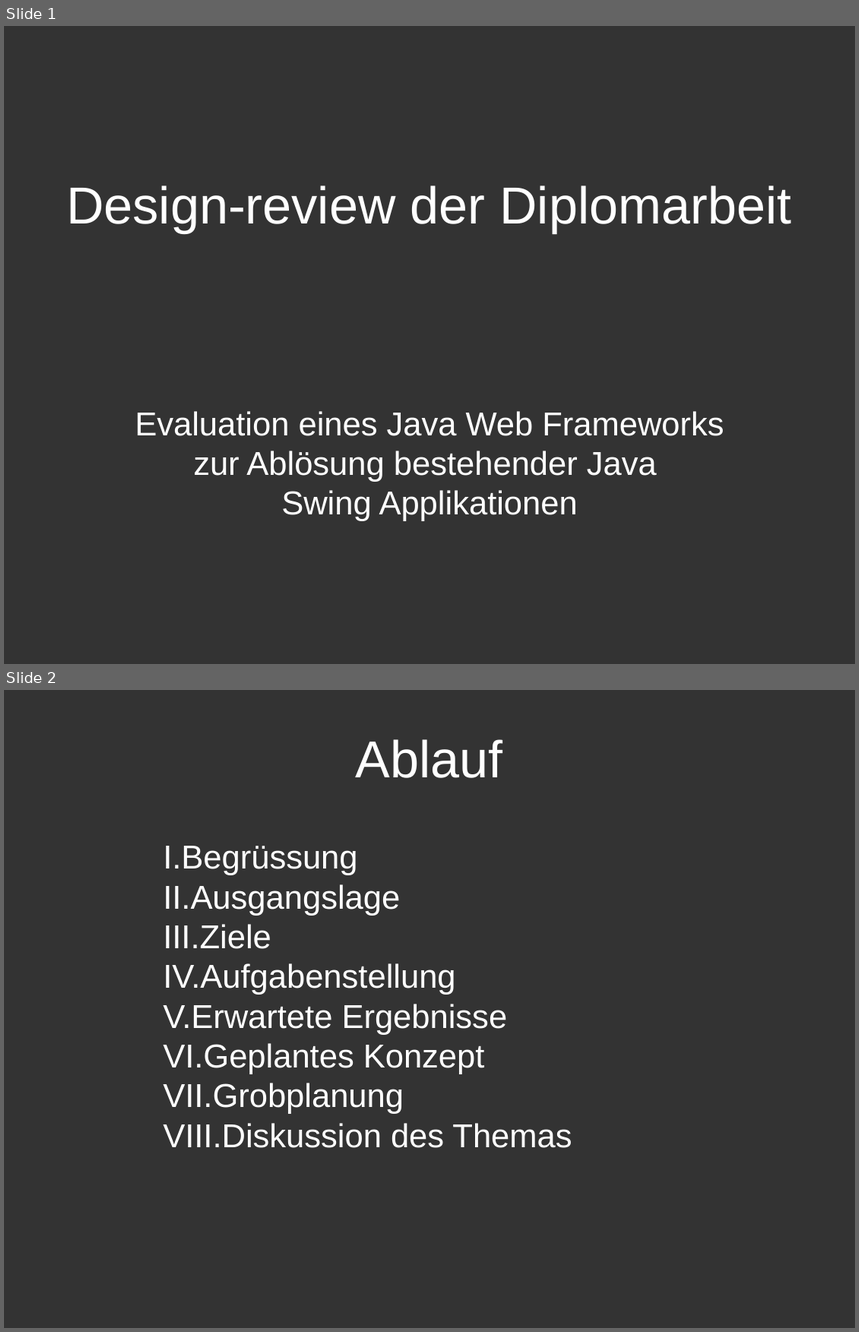
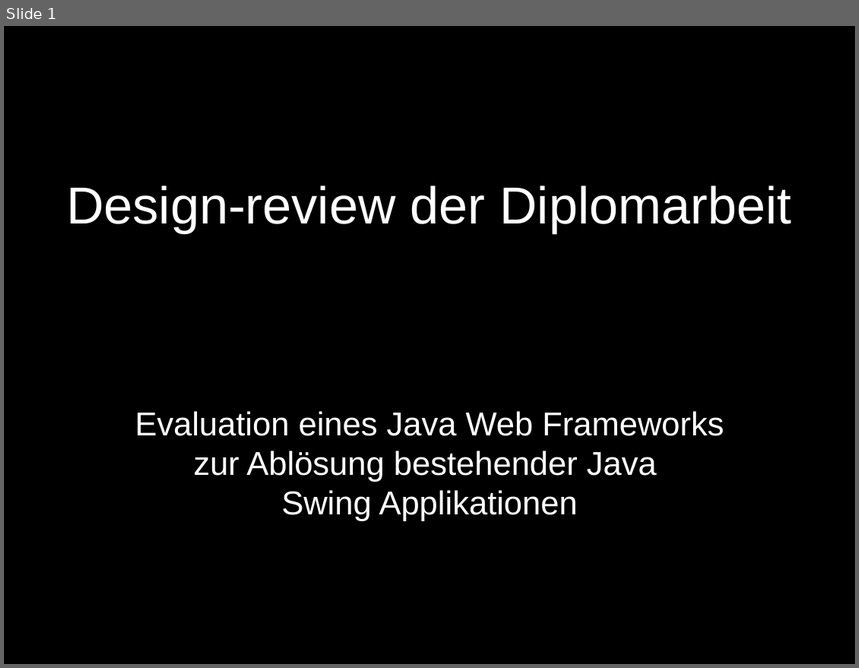
Before and after one commit to sushicutta/Diplomarbeit, a slide deck: praesentation/designreview/design-review-meeting.ppt. Shown one above the other, each under a label of ours: slides 1 and 2 before the commit, slide 1 after it. The pictures are 859x1332 and 859x668 pixels, drawn with LibreOffice and Linux fonts; fonts in the diff are those of the drawing. Boxes give left, top, right and bottom in pixels: in the first picture for what was removed or moved away, otherwise in the second. Text is boxed around its words. In the diff, an @@ line names an element or a change of style, - is before the commit and + after.

Commit message:
Design - review Präsentation

```diff
--- a/praesentation/designreview/design-review-meeting.ppt
+++ b/praesentation/designreview/design-review-meeting.ppt
@@ slide 2 removed at [4, 690, 855, 1328], background #333333 @@
@@ title removed at [356, 739, 503, 778] @@
-Ablauf
@@ text removed at [163, 846, 572, 1148] @@
-I. Begrüssung
-II. Ausgangslage
-III. Ziele
-IV. Aufgabenstellung
-V. Erwartete Ergebnisse
-VI. Geplantes Konzept
-VII. Grobplanung
-VIII. Diskussion des Themas
@@ slide 1 changed as well @@
@@ background #333333 to #000000 @@
```
Also in this commit, not shown: 8 other slides changed, 6 slides added.
